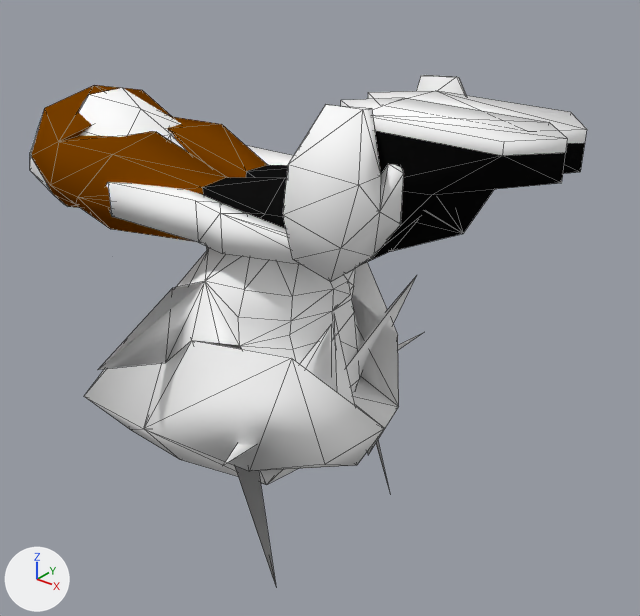
What one commit did to the Blender file Aria_Example/Aria_Hiro_Child.blend.
Before and after are seen from a 50 mm camera at (3.58, -2.55, 1.11) aimed at (1.45, 0.12, -0.54). Lighting does not change. The marker at lower left points along +X, +Y and +Z. Mesh edges are drawn as thin lines.

The first picture shows 'riggedmesh'.
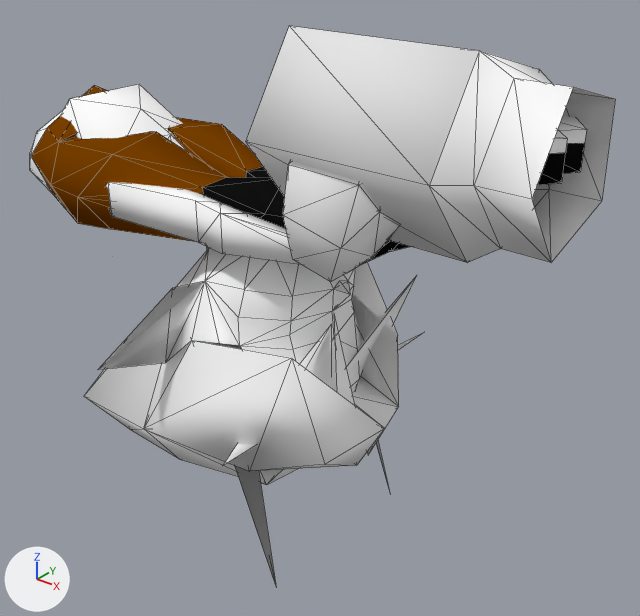
Where the newer file only moved an object's origin or applied its transform, the numbers keep the older frame.

The change in detail:
me_me_06002748 is used by ob_riggedmesh; location (0.0, 0.0, 0.0).
Verts and faces of me_me_06002748; kept vertices keep their numbers, new ones are numbered from 340.
Before the commit, vertices of me_me_06002748: 46 (1.65, 0.05, -0.34) at pixel (348, 281), 47 (1.7, 0.0, -0.37) at pixel (350, 294), 48 (1.65, -0.05, -0.34) at pixel (333, 289).
me_me_06002748 had 340 vertices, 587 faces, 3 loose edges and spanned x -0.08..2.55, y -0.72..0.7, z -1.65..0.46.
me_me_06002748 now has 335 vertices, 576 faces, 3 loose edges and spans x -0.08..2.55, y -0.72..0.7, z -1.65..0.46.
Part 1, on me_me_06002748:
10 vertices are removed from x 0.31..0.53, y -0.24..0.21, z -0.3..0.24.
38 faces are deleted.
3 vertices in x 0.23..0.45, y -0.34..0.32, z -0.17..0.21 move by (0.0, 0.0, -0.09).
4 vertices move from x 0.23..0.63, y -0.02..0.27, z -0.25..0.19 to x 0.23..0.56, y -0.03..0.27, z -0.28..0.11.
4 vertices are added at (0.49, -0.01, -0.27), (0.42, -0.1, -0.28), (0.31, 0.19, 0.24), (0.31, -0.2, 0.24).
17 new faces join them, mat_shirt_zzenv (its picture is missing).
9 new faces join them, mat_pants_texgen (its picture is missing).
Part 2, on me_me_06002748:
Faces deleted: (46, 48, 47).
New vertex 344 is at (1.64, 0.0, -0.32), pixel (339, 280).
New faces: (47, 344, 48), (46, 344, 47) (mat_skin_texgen (its picture is missing)).
me_me_06002748 now uses material mat_skin_texgen.
me_me_06002748 no longer uses material mat_skin_texgen.
me_out_000 is used by ob_bottle; location (0.0, 0.0, 0.0).
me_out_000 had 20 vertices, 34 faces and spanned x 1496.0..2494.0, y -29.0..632.0, z -253.0..395.0.
me_out_000 now has 20 vertices, 34 faces and spans x 2.0..3.0, y 0.0, z 0.0..1.0.
Part 3, on me_out_000:
20 vertices are added at x 2.0..3.0, y 0.0, z 0.0..1.0.
20 new faces join them, mat_bottle_zznocull_zzdecal (its picture is missing).
14 new faces join them, mat_drink_zzenv_zznocull (its picture is missing).
Object 'Bottle' (ob_bottle) is now shown.

Where the change shows, as pixel boxes (x1, y1, x2, y2) in the pictures (640 x 616 px; the box of a moved part takes in the faces that stretch with it):
'riggedmesh', reshaped
    before: (30, 75, 587, 585)
    after: (30, 84, 587, 585)
'Bottle', shown
    after: (246, 26, 615, 263)
part 1 of me_me_06002748, moved or reshaped
    before: (31, 85, 181, 228)
    after: (31, 84, 183, 229)
part 2 of me_me_06002748, built on
    before: (334, 282, 350, 294)
    after: (334, 281, 350, 294)
